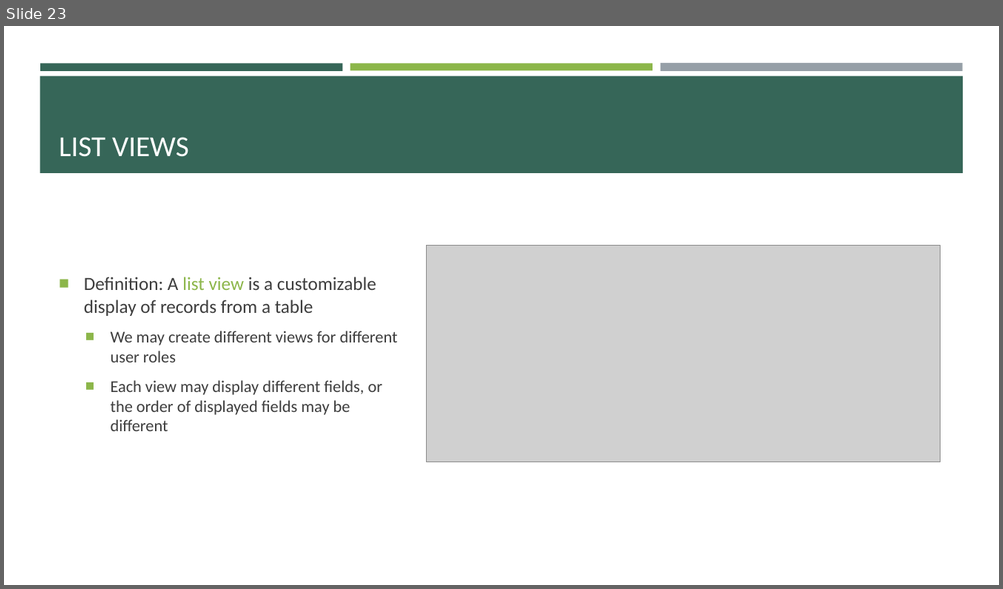
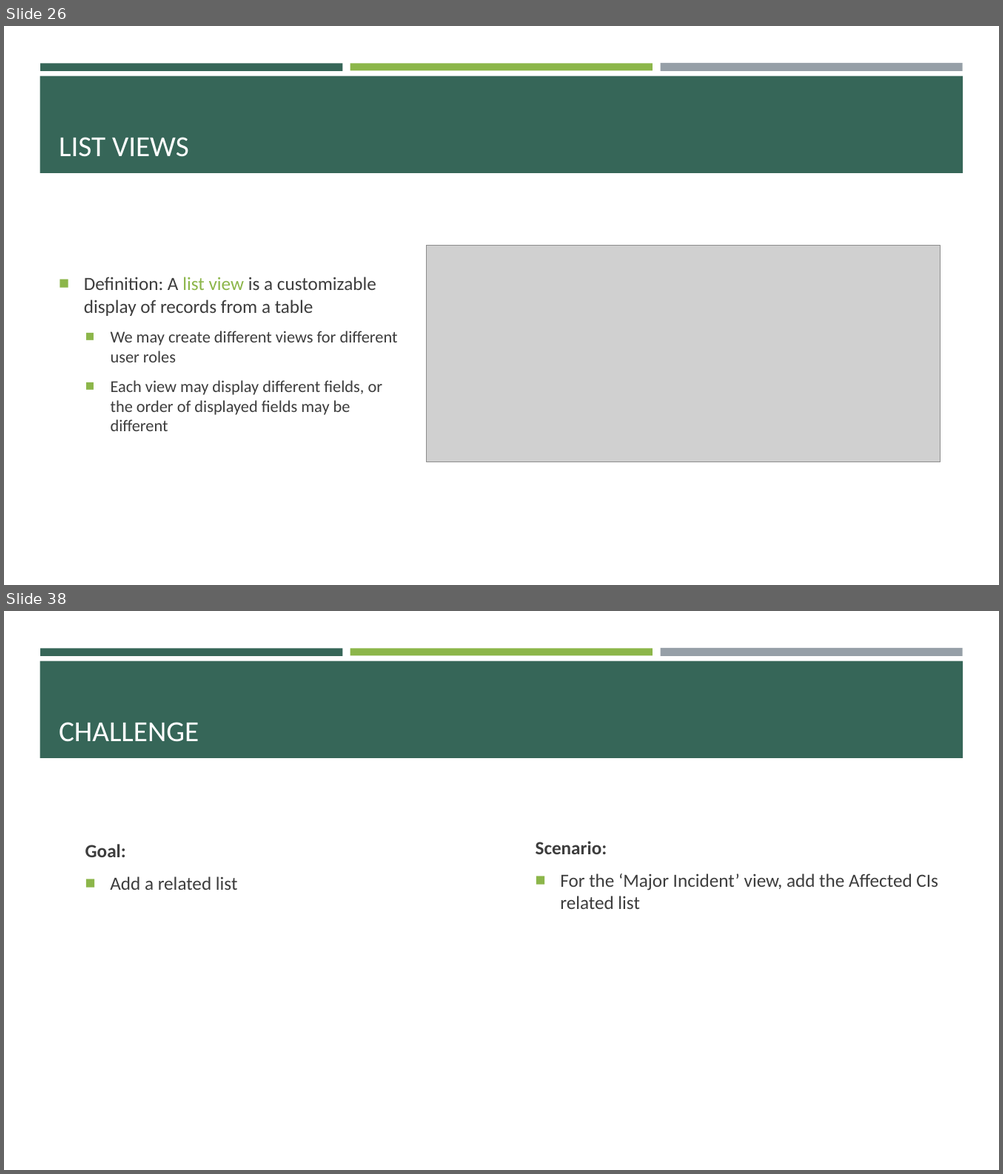
Before and after one commit to e-m-wilson/SNOW, a slide deck: Week_3/SNOW_Basics.pptx. Shown one above the other, each under a label of ours: slide 23 before the commit, slides 26 and 38 after it; the slides between them are not shown. The pictures are 1003x589 and 1003x1174 pixels, drawn with LibreOffice and Linux fonts; fonts in the diff are those of the drawing; grey boxes stand for pictures. Boxes give left, top, right and bottom in pixels: in the first picture for what was removed or moved away, otherwise in the second. Text is boxed around its words. In the diff, an @@ line names an element or a change of style, - is before the commit and + after.

```diff
--- a/Week_3/SNOW_Basics.pptx
+++ b/Week_3/SNOW_Basics.pptx
@@ slide 38 added at (4,611,999,1170), background #FFFFFF; not listed: 4 template elements that a slide beside it also shows @@
@@ title added at (59,722,199,742), 28 pt, text #FFFFFF @@
+CHALLENGE
@@ text added at (85,844,238,890), 18 pt, text #3D3D3D @@
+Goal:
+■ Add a related list
@@ text added at (535,841,938,909), 18 pt, text #3D3D3D @@
+Scenario:
+■ For the ‘Major Incident’ view, add the Affected CIs related list
@@ what was slide 23 is now slide 26 @@
```
Also in this commit, not shown: 2 slides changed, 31 other slides added, 1 other file.
